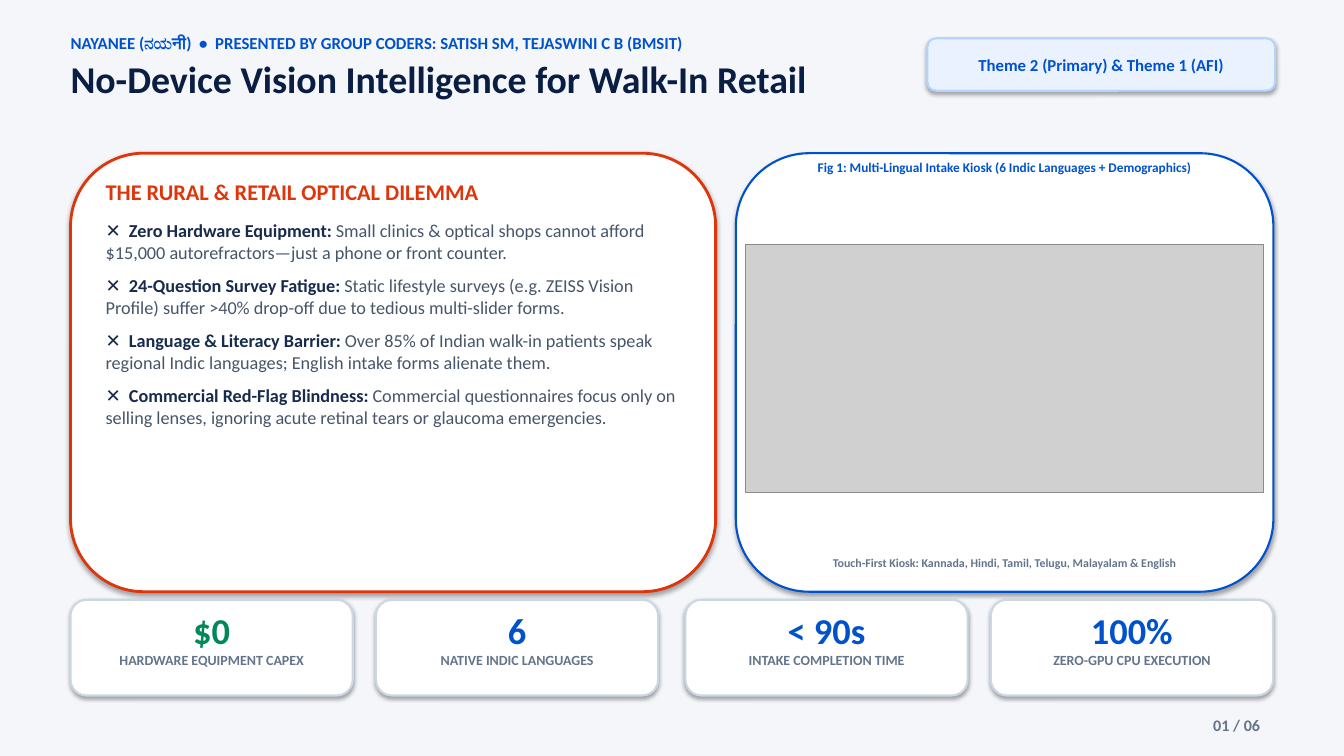
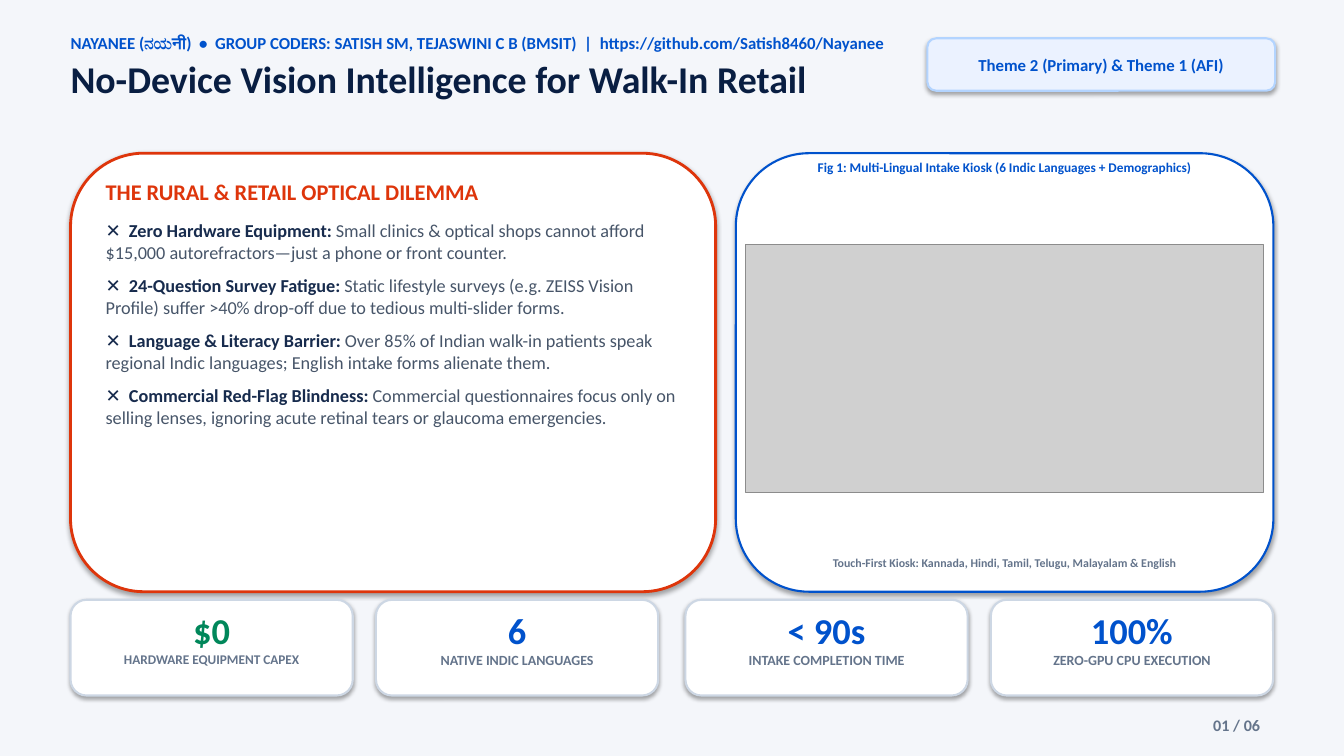
Before and after one commit to Satish8460/Nayanee, a slide deck: slide 1 of docs/Nayanee_Final_Presentation_Coders_6_Slides.pptx. Drawn at 1344x756 pixels with LibreOffice and Linux fonts; fonts in the diff are those of the drawing; grey boxes stand for pictures. Boxes give left, top, right and bottom in pixels: in the first picture for what was removed or moved away, otherwise in the second. Text is boxed around its words. In the diff, an @@ line names an element or a change of style, - is before the commit and + after.

```diff
--- a/docs/Nayanee_Final_Presentation_Coders_6_Slides.pptx
+++ b/docs/Nayanee_Final_Presentation_Coders_6_Slides.pptx
@@ text at [71, 36, 884, 52]: text changed @@
-NAYANEE (ನಯनी) • PRESENTED BY GROUP CODERS: SATISH SM, TEJASWINI C B (BMSIT)
+NAYANEE (ನಯनी) • GROUP CODERS: SATISH SM, TEJASWINI C B (BMSIT) | https://github.com/Satish8460/Nayanee
@@ text at [124, 655, 299, 666]: size 10 to 9.5 pt @@
```
Also in this commit, not shown: 5 other slides changed, 4 other files.
